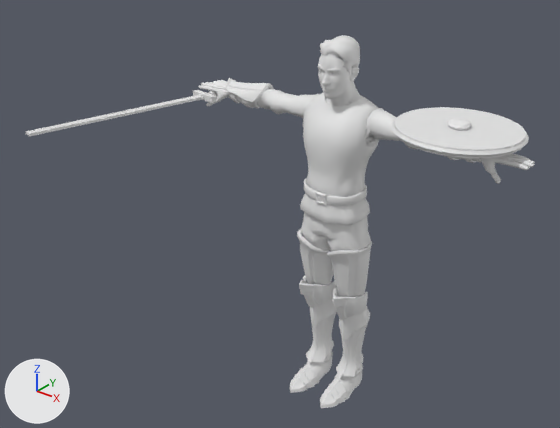
One commit to the glTF model unity/Tools~/models/heroes_hd/SB_Hero_merrit_HD.glb: the scene before it, then after it.
One viewpoint serves both versions: a 50 mm camera at (1.88, -2.76, 2.61) aimed at (-0.12, -0.26, 1.05). Every picture has the same lights, and +X, +Y and +Z are marked at lower left. The first picture is the older version. Vertices at exactly the same position are counted once.

In view in the first picture: 'SB_Hero_merrit'.
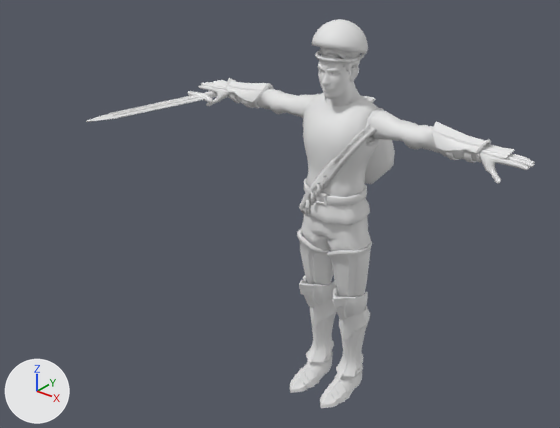
Location of each change, (x1, y1, x2, y2) in pixels of the pictures (560 x 428 px):
'SB_Hero_merrit', reshaped
    before: (26, 35, 535, 408)
    after: (86, 19, 535, 408)
part 1 of me_face, deleted
    before: (391, 119, 529, 157)
part 2 of me_face, deleted
    before: (447, 118, 472, 130)
part 3 of me_face, deleted
    before: (394, 107, 526, 158)
part 4 of me_face, built on
    before: (26, 36, 535, 373)
    after: (86, 19, 535, 400)

The change, as a diff of the scene's bpy script:
```diff
--- a/unity/Tools~/models/heroes_hd/SB_Hero_merrit_HD.glb.py
+++ b/unity/Tools~/models/heroes_hd/SB_Hero_merrit_HD.glb.py
@@ me_face @@
 # used by ob_sb_hero_merrit; location = (0.0, 0.0, 0.0)
-me_face.from_pydata(...)  # 11297 vertices, 21019 faces; spans x -1.06..0.9, y -0.91..0.33, z -0.01..1.84
+me_face.from_pydata(...)  # 12918 vertices, 22454 faces; spans x -0.98..0.9, y -0.64..0.34, z -0.01..1.91
+# me_face part 1: the loose piece of 140 vertices spanning x 0.28..0.85, y -0.19..0.33, z 1.5..1.53 is deleted
+# me_face part 2: the loose piece of 62 vertices spanning x 0.51..0.61, y 0.02..0.12, z 1.52..1.57 is deleted
+# me_face part 3: the loose piece of 56 vertices spanning x 0.29..0.83, y -0.18..0.32, z 1.5..1.53 is deleted
+# me_face part 4: 352 vertices moved within x -0.9..0.9, y -0.11..0.19, z 0.45..1.81; 1207 vertices removed from x -1.06..0.9, y -0.91..0.19, z 0.0..1.81; 3070 vertices added at x -0.98..0.9, y -0.64..0.34, z 0.0..1.91
+# other edits to the shape of me_face do not show in these pictures
```
